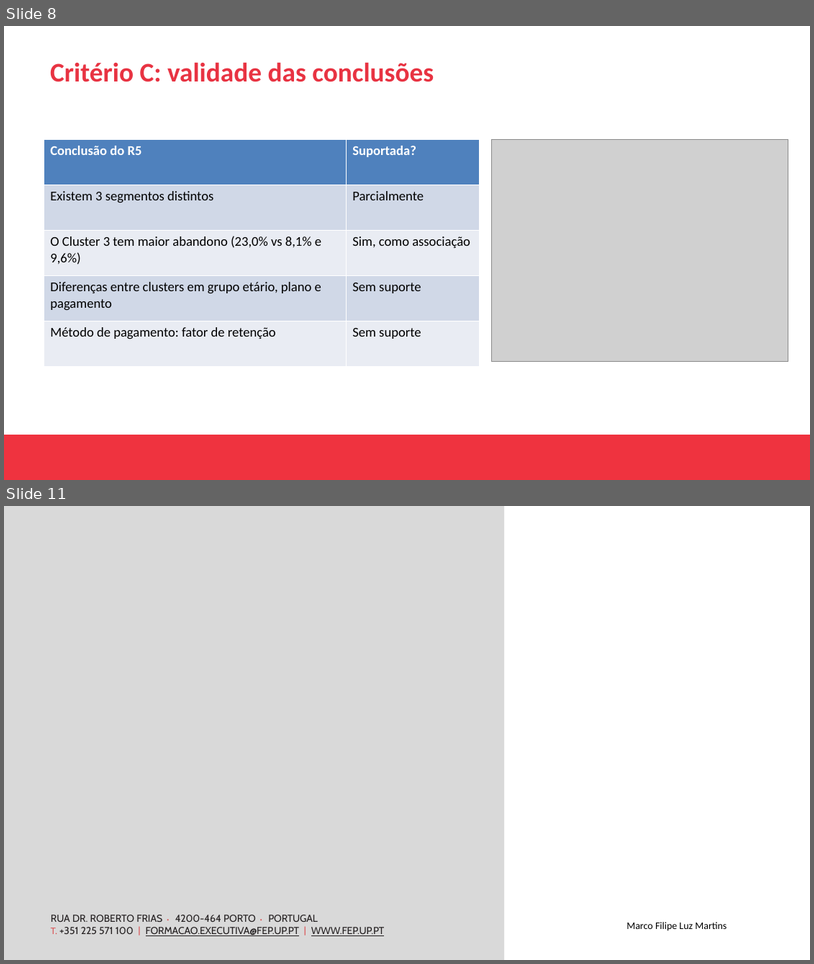
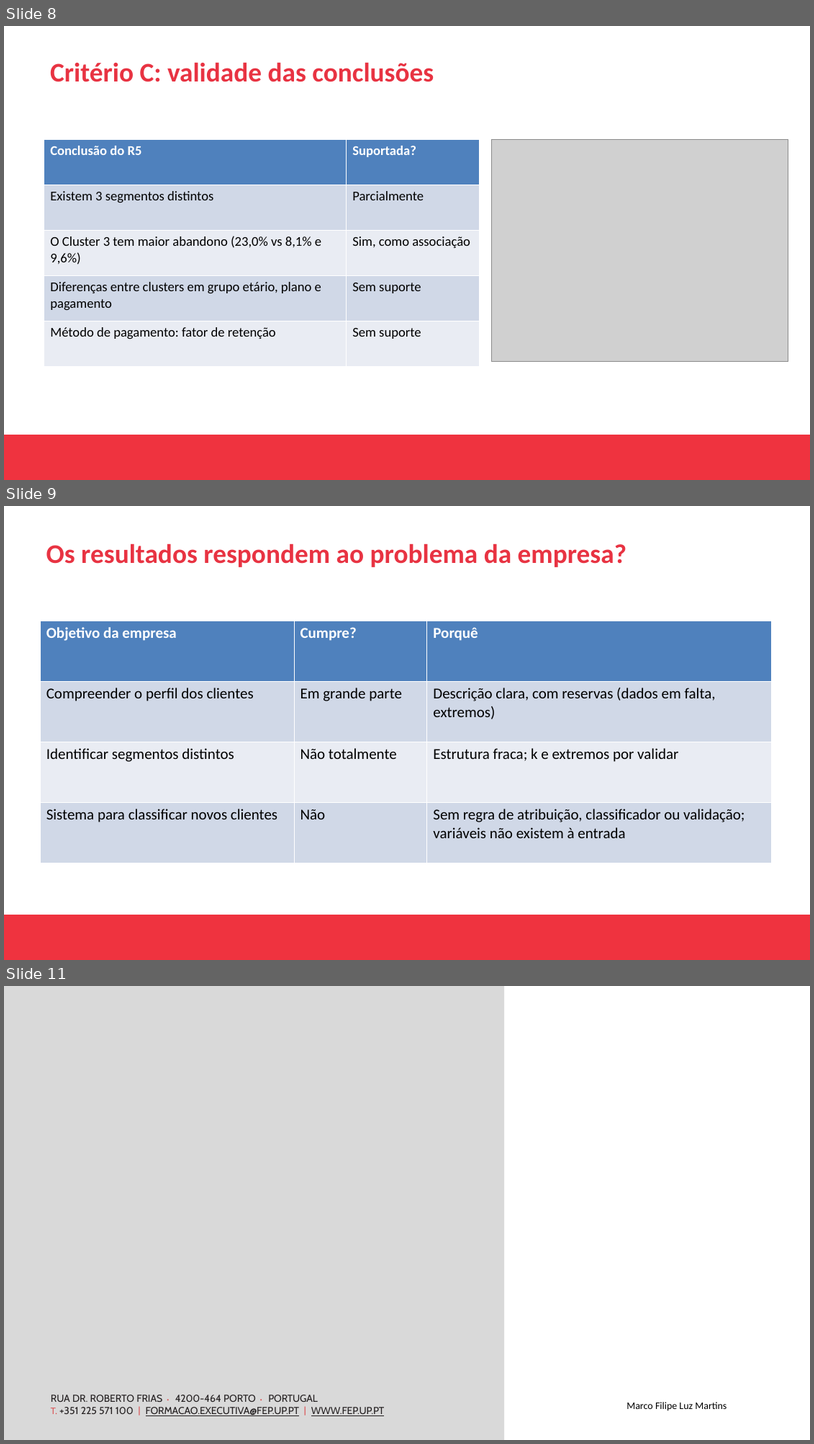
Before and after one commit to marcoluzmartins/claimsSettlement, a slide deck: trabalho_analise_dados/Apresentacao_com_notas.pptx. Shown one above the other, each under a label of ours: slides 8 and 11 before the commit, slides 8, 9 and 11 after it; the slides between them are not shown. The pictures are 814x964 and 814x1444 pixels, drawn with LibreOffice and Linux fonts; fonts in the diff are those of the drawing; grey boxes stand for pictures; background and template pictures are left out. Boxes give left, top, right and bottom in pixels: in the first picture for what was removed or moved away, otherwise in the second. Text is boxed around its words. In the diff, an @@ line names an element or a change of style, - is before the commit and + after.

```diff
--- a/trabalho_analise_dados/Apresentacao_com_notas.pptx
+++ b/trabalho_analise_dados/Apresentacao_com_notas.pptx
@@ slide 9 added at (4,506,810,960), background #FFFFFF; not listed: 1 template element that a slide beside it also shows @@
@@ text added at (46,543,627,567), 32 pt, text #E83342, bold @@
+Os resultados respondem ao problema da empresa?
@@ table added at (40,621,772,863), 4 rows, 3 columns @@
+Objetivo da empresa | Cumpre? | Porquê
+Compreender o perfil dos clientes | Em grande parte | Descrição clara, com reservas (dados em falta, extremos)
+Identificar segmentos distintos | Não totalmente | Estrutura fraca; k e extremos por validar
+Sistema para classificar novos clientes | Não | Sem regra de atribuição, classificador ou validação; variáveis não existem à entrada
```
Also in this commit, not shown: 3 slides changed, 1 slide removed, 1 other file.
